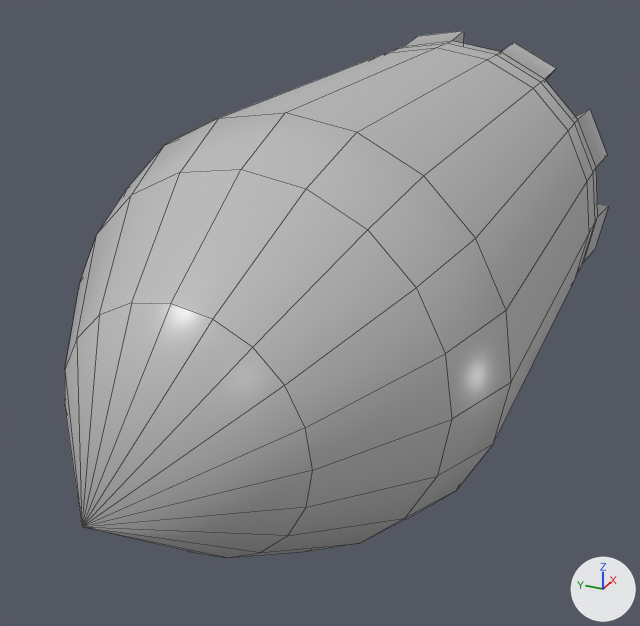
Before and after pictures for a commit that changed the FBX model Tank/Assets/Models/bullet.fbx.
Both versions are drawn from a 50 mm lens placed at (-10.56, 0.45, 2.29), pointed at (-5.85, 2.57, -0.07). The axes (+X, +Y, +Z) are drawn at lower right. The lights are the same throughout. Mesh edges are drawn as thin lines. Where no turn or scale is listed for an object, it has been applied to the vertices.

Objects in the first picture: 'goo'.
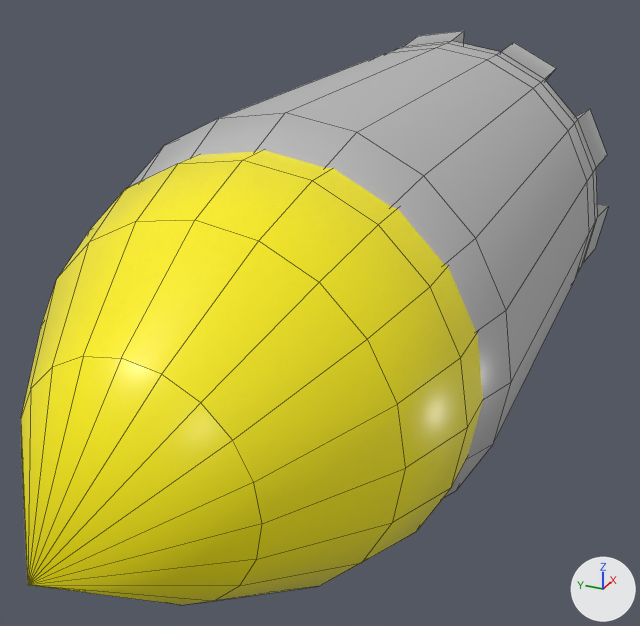
The newer file is also rescaled (x0.148), turned or shifted as a whole; pictures and numbers use the older file's frame.

What the commit changed:
me_mesh has 162 vertices, 180 faces and spans x -2.57..2.05, y -1.19..1.19, z -1.19..1.19.
me_mesh is used by ob_bullet_base; location (-5.52, 2.535, 0.0).
me_mesh part 1: the whole mesh is moved by (-0.56, -0.03, 0.0).

Pixel boxes [x1, y1, x2, y2] of what changed, in the pictures (640 x 626 px):
'bullet_base', mesh moved (not visible before): after [21, 150, 483, 605]
'goo', unchanged, covered by the edit: before [65, 31, 609, 558]; after [128, 31, 609, 498]
